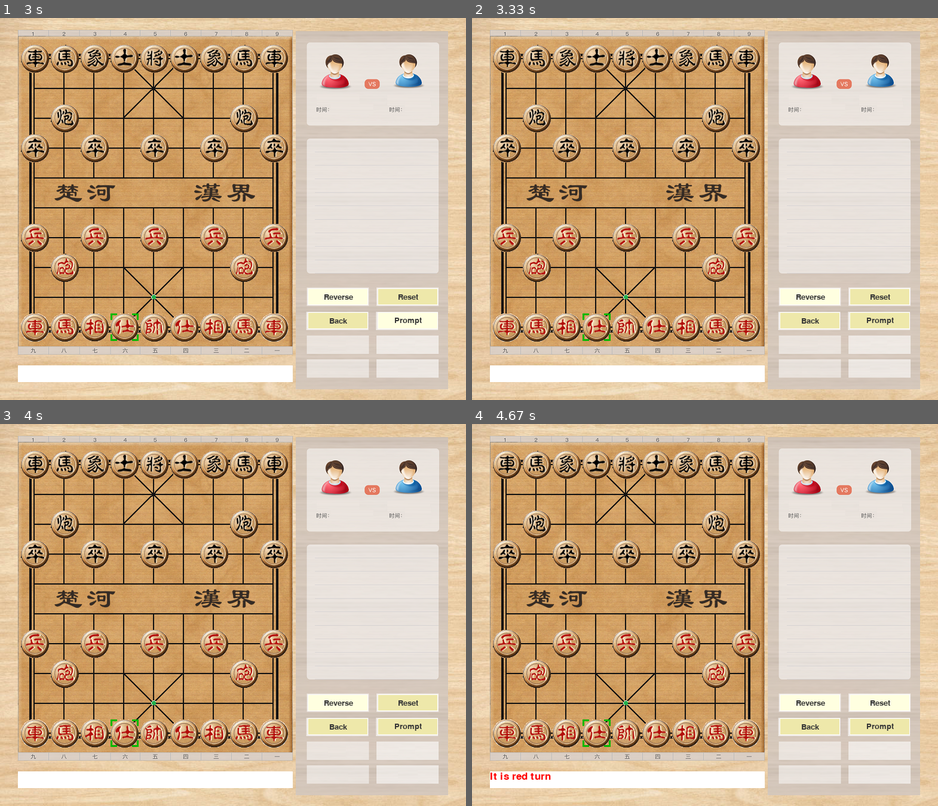
Above: before the commit, frames 1-4 (two rows, left to right).
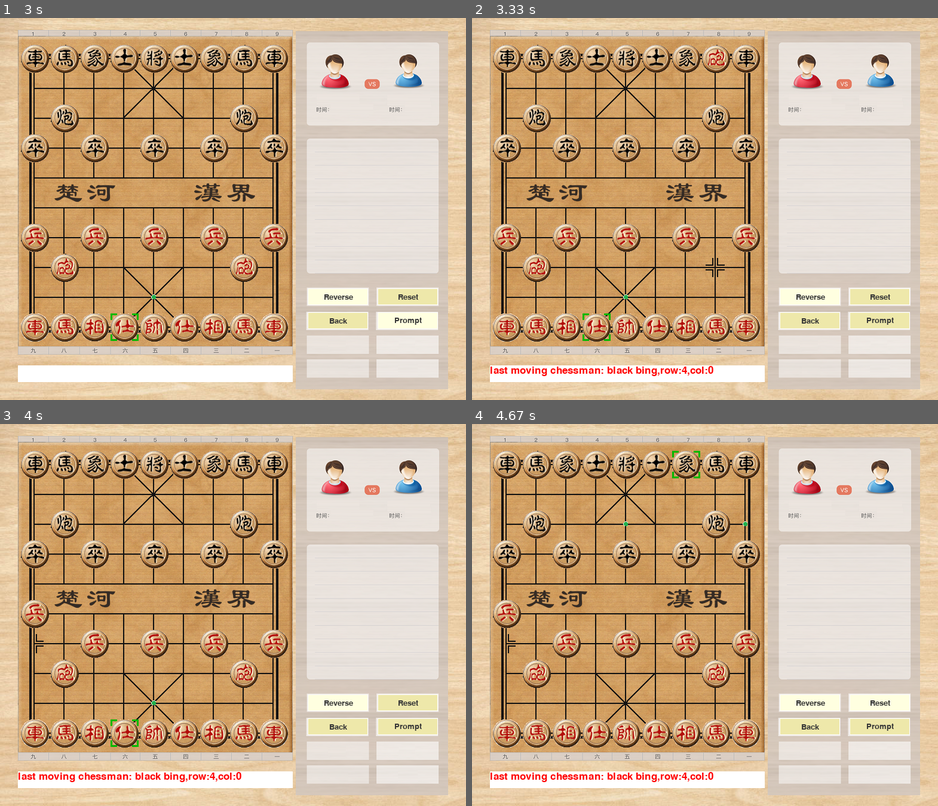
Above: after the commit, the same moments.

Repository: hbuxiaofei/pygame-chess
Game: pygame game, started from main.py
Same seed, same stepped clock (60 frames per second), same inputs: the game is played once before the commit and once after it.
Inputs (mouse positions are in pixels of both pictures, inside the frame that each line leads up to):
- Up to frame 1 (3 s): click (214, 228) at 0.38 s; click "Reverse" at 0.82 s; click "Reset" at 1.33 s; press the mouse at (335, 296) at 1.73 s; move the mouse to (233, 315) at 1.83 s; release the mouse at (130, 331) at 1.97 s; click "Prompt" at 2.77 s
- Up to frame 2 (3.33 s): no input
- Up to frame 3 (4 s): click "Back" at 3.57 s
- Up to frame 4 (4.67 s): press the mouse at (877, 702) at 4.07 s; move the mouse to (779, 588) at 4.17 s; release the mouse at (686, 473) at 4.3 s

Frame 1 is identical in both runs. In frame 2, 0.9% of the frame differs, in the area x 3-56%, y 7-94%; in frame 3, 1.0%; in frame 4, 1.2%, in the area x 4-60%, y 7-94%.

Commit message:
add prompt for net step
Signed-off-by: lilei <hbu_lilei@163.com>

Diff:
--- a/Chess/Base.py
+++ b/Chess/Base.py
@@ -211,42 +211,42 @@
             isSuc = rowGap > 0 and colGap > 0 and rowGap + colGap == 3
         elif KIND_XIANG == self.kind:
             if abs(rowTo - self.row) != 2 or abs(colTo - self.col) != 2:
-                isSuc = 0
+                return 0
             if 4 == self.row  and rowTo > 4:
-                isSuc = 0
+                return 0
             if 5 == self.row and rowTo < 5:
-                isSuc = 0
+                return 0
         elif KIND_SHI == self.kind:
             if abs(rowTo - self.row) != 1 or abs(colTo - self.col) != 1:
-                isSuc = 0
+                return 0
             if colTo < 3 or colTo > 5:
-                isSuc = 0
+                return 0
             if self.row < 3 and rowTo >= 3:
-                isSuc = 0
+                return 0
             if self.row > 6 and rowTo <6:
-                isSuc = 0
+                return 0
         elif KIND_JIANG == self.kind:
             if abs(rowTo - self.row) + abs(colTo - self.col) != 1:
-                isSuc = 0
+                return 0
             if colTo < 3 or colTo > 5:
-                isSuc = 0
+                return 0
             if self.row < 3 and rowTo >= 3:
-                isSuc = 0
+                return 0
             if self.row > 6  and rowTo <= 6:
-                isSuc = 0
+                return 0
         elif KIND_BING == self.kind:
             if abs(rowTo - self.row) + abs(colTo - self.col) != 1:
-                isSuc = 0
+                return 0
             if 0 == self.riverCrossed:
                 if colTo != self.col:
-                    isSuc = 0
+                    return 0
                 if (self.row < 5 and rowTo < self.row):
-                    isSuc = 0
+                    return 0
                 if (self.row >= 5 and rowTo > self.row):
-                    isSuc = 0
+                    return 0
             elif 1 == self.riverCrossed:
                 if ((self.row < 5 and self.row < rowTo ) or (self.row >= 5 and self.row > rowTo)):
-                    isSuc = 0
+                    return 0
         return isSuc
 
 
--- a/Chess/Board.py
+++ b/Chess/Board.py
@@ -35,6 +35,43 @@
 BOARD_GAP = 50
 
 
+class ChessWindow(object):
+    def __init__(self):
+        ''' 初始化 '''
+        # 窗口
+        self.window = pygame.display.set_mode((WINDOW_WIDTH, WINDOW_HEIGHT))
+        self.bottomImg, rc = Global.load_image("images/bottom.bmp")
+        self.headerImg, rc = Global.load_image("images/header.bmp")
+        self.footerImg, rc = Global.load_image("images/footer.bmp")
+        self.groundImg, rc = Global.load_image("images/ground.bmp")
+        self.markImg, rc = Global.load_image("images/cur_pos.bmp", 0xffffff)
+        self.moveImg, rc = Global.load_image("images/cur_move.bmp", 0xffffff)
+
+        # 操作面板
+        self.operatePanel = Operate.Panel(self.window, BOARD_TOP//2, BOARD_WIDTH + BOARD_LEFT)
+
+        # 提示的文本
+        self.tipInfo = ''
+
+        # 保存走棋步骤
+        self.stack = Structure.Stack()
+
+    def backBorad(self, chessboard):
+        """ 回退棋盘 """
+        if self.stack.size() == 1:
+            chessboard.resetBorad()
+        elif self.stack.size() >= 2:
+            # 回退两步
+            self.stack.pop()
+            chessboard.board = self.stack.pop()
+
+    def saveBorad(self, board):
+        board_save = copy.deepcopy(board)
+        self.stack.push(board_save)
+
+    def resetWindow(self):
+        self.stack.destroy()
+
 
 class ChessBoard(object):
     ''' 象棋棋盘类
@@ -42,14 +79,10 @@
     操作:
         1.走棋
         2.重绘棋盘
-        3.显示提示信息
     '''
 
-    def __init__(self, win):
+    def __init__(self):
         ''' 初始化 '''
-
-        # 窗口
-        self.window = win
 
         # 走棋步骤: 0-选择棋子  1-移动棋子
         self.moveSteps = 0
@@ -63,22 +96,8 @@
         # 列位置
         self.curCol = -1
 
-        # 提示的文本
-        self.tipInfo = ''
-
-        # 保存步骤栈
-        self.stack = Structure.Stack()
-
-        self.bottomImg, rc = Global.load_image("images/bottom.bmp")
-        self.headerImg, rc = Global.load_image("images/header.bmp")
-        self.footerImg, rc = Global.load_image("images/footer.bmp")
-        self.groundImg, rc = Global.load_image("images/ground.bmp")
-        self.markImg, rc = Global.load_image("images/cur_pos.bmp", 0xffffff)
-        self.moveImg, rc = Global.load_image("images/cur_move.bmp", 0xffffff)
+        # 棋盘重置
         self.resetBorad()
-
-        # 操作面板
-        self.operatePanel = Operate.Panel(self.window, BOARD_TOP//2, BOARD_WIDTH + BOARD_LEFT)
 
     def reverseBoard(self):
         """ 反转棋盘 """
@@ -117,7 +136,6 @@
         self.curStepColor = Base.COLOR_RED
         self.curRow = -1
         self.curCol = -1
-        self.stack.destroy()
         self.board = {
                 (9, 8):Base.Chessman(Base.KIND_JU, Base.COLOR_RED,      9, 8),
                 (9, 7):Base.Chessman(Base.KIND_MA, Base.COLOR_RED,      9, 7),
@@ -153,17 +171,7 @@
                 (3, 0):Base.Chessman(Base.KIND_BING, Base.COLOR_BLACK,  3, 0),
                 }
 
-    def backBorad(self):
-        """ 回退棋盘 """
-        if self.stack.size() == 1:
-            self.resetBorad()
-        elif self.stack.size() >= 2:
-            self.board.clear()
-            # 回退两步
-            self.stack.pop()
-            self.board = self.stack.pop()
-
-    def chessmanChoose(self, row, col):
+    def chessmanChoose(self, win, row, col):
         ''' 选中棋子 '''
 
         if row >= 0 and col >= 0 and (row, col) in self.board.keys():
@@ -174,17 +182,17 @@
 
                 left = self.curCol * BOARD_GAP + BOARD_LEFT
                 top = self.curRow * BOARD_GAP + BOARD_TOP
-                self.window.blit(self.markImg, (left, top))
-
-
-    def redrawBorad(self):
+                win.window.blit(win.markImg, (left, top))
+
+
+    def redrawBorad(self, win):
         ''' 根据每个单元格对应的棋子重绘棋盘 '''
 
-        self.window.fill((0,0,0))
-        self.window.blit(self.bottomImg, (0, 0))
-        self.window.blit(self.headerImg, (30, 20))
-        self.window.blit(self.groundImg, (30, 30))
-        self.window.blit(self.footerImg, (30, 550))
+        win.window.fill((0,0,0))
+        win.window.blit(win.bottomImg, (0, 0))
+        win.window.blit(win.headerImg, (30, 20))
+        win.window.blit(win.groundImg, (30, 30))
+        win.window.blit(win.footerImg, (30, 550))
 
         # 显示所有棋子
         for key in self.board.keys():
@@ -196,32 +204,32 @@
             image, rc = chessman.getImage()
             if None == image:
                 continue
-            self.window.blit(image, (left, top))
+            win.window.blit(image, (left, top))
             if self.curRow == chessman.row and self.curCol == chessman.col:
-                self.window.blit(self.markImg, (left, top))
+                win.window.blit(win.markImg, (left, top))
 
         # 提示可走路径
         for pos in self.chessmanGetPoints():
             top = pos[0] * BOARD_GAP + BOARD_TOP
             left = pos[1] * BOARD_GAP + BOARD_LEFT
-            self.window.blit(self.moveImg, (left, top))
+            win.window.blit(win.moveImg, (left, top))
         # 刷新操作面板
-        self.operatePanel.refresh()
-
-    def showTipInfo(self):
+        win.operatePanel.refresh()
+
+    def showTipInfo(self, win):
         ''' 在棋盘底部显示提示信息 '''
 
         # 把文字显示到窗口上
-        text, textpos = Global.load_font(self.tipInfo)
-        # textpos.centerx = self.window.get_rect().centerx
+        text, textpos = Global.load_font(win.tipInfo)
+        # textpos.centerx = win.window.get_rect().centerx
         textpos = pygame.locals.Rect(BOARD_COL, BOARD_ROW + BOARD_HEIGHT + 20, 460, 28)
         # 显示内容
-        pygame.draw.rect(self.window, (255,255,255), textpos, 0)
+        pygame.draw.rect(win.window, (255,255,255), textpos, 0)
         # 显示边框
-        #  pygame.draw.rect(self.window, (105,105,105), textpos, 1)
-        self.window.blit(text, textpos)
-
-    def moveChessColorJudge(self, row, col):
+        #  pygame.draw.rect(win.window, (105,105,105), textpos, 1)
+        win.window.blit(text, textpos)
+
+    def moveChessColorJudge(self, win,row, col):
         ''' 走棋颜色判断
         判断当前选中棋子是否和允许下的棋子颜色相同,不同不允许走棋
         '''
@@ -231,9 +239,9 @@
             if None != chessman:
                 if chessman.color != self.curStepColor:
                     if Base.COLOR_BLACK == chessman.color :
-                        self.tipInfo = ('It is red turn')
+                        win.tipInfo = ('It is red turn')
                     else:
-                        self.tipInfo = ('It is black turn')
+                        win.tipInfo = ('It is black turn')
                     return  0
         return 1
 
@@ -247,7 +255,7 @@
         for pos in chessman.getMovePoints():
             if self.chessmanTryMove(pos[0], pos[1]) == True:
                 points.append(pos)
-        print(points)
+        #  print(points)
         return points
 
     def chessmanTryMove(self, rowTo, colTo):
@@ -358,16 +366,16 @@
                         return False
         return True
 
-    def moveChess(self, rowTo, colTo):
+    def moveChess(self, win, rowTo, colTo):
         ''' 走棋判断,完成走棋,重绘棋盘 '''
 
-        if 0 == self.moveChessColorJudge(rowTo, colTo) and 0 == self.moveSteps:
+        if 0 == self.moveChessColorJudge(win, rowTo, colTo) and 0 == self.moveSteps:
             # 该对方走棋
             return 0
 
         if 0 == self.moveSteps:
             # 选择棋子
-            self.chessmanChoose(rowTo, colTo)
+            self.chessmanChoose(win, rowTo, colTo)
             return 0
         else:
             chessman = None
@@ -379,29 +387,31 @@
             if (rowTo, colTo) in self.board.keys():
                 chessmanTo = self.board[(rowTo, colTo)]
                 if chessmanTo != None and chessman.color == chessmanTo.color:
-                    self.chessmanChoose(rowTo, colTo)
+                    self.chessmanChoose(win, rowTo, colTo)
                     return 0
+
 
             # 判断是否能走棋
             if self.chessmanTryMove(rowTo, colTo) == False:
                 return 0
 
             # 走棋
-            board_save = copy.deepcopy(self.board)
-            self.stack.push(board_save)
+            win.saveBorad(self.board)
+
 
             # 兵过河
             if chessman.kind == Base.KIND_BING:
                 if (4 == chessman.row and 5 == rowTo) or (5 == chessman.row and 4 == rowTo):
                     chessman.riverCrossed = 1
-            self.board[(rowTo, colTo)] = chessman
             chessman.row = rowTo
             chessman.col = colTo
-            self.board[(self.curRow, self.curCol)]  = None
+            self.board[(rowTo, colTo)] = chessman
+
+            self.board.pop((self.curRow, self.curCol))
             self.curRow = -1
             self.curCol = -1
             self.moveSteps = 0
-            self.tipInfo = ('last moving chessman: %s,row:%d,col:%d' %  (chessman.printInfo(), rowTo, colTo))
+            win.tipInfo = ('last moving chessman: %s,row:%d,col:%d' %  (chessman.printInfo(), rowTo, colTo))
 
             # 换对方下棋
             if self.curStepColor == Base.COLOR_BLACK:
@@ -411,9 +421,27 @@
 
             if chessmanTo != None and Base.KIND_JIANG == chessmanTo.kind:
                 if Base.COLOR_BLACK == chessmanTo.color:
-                    self.tipInfo = ('game over,red win!')
+                    win.tipInfo = ('game over,red win!')
                 else :
-                    self.tipInfo = ('game over,black win!')
+                    win.tipInfo = ('game over,black win!')
                 self.resetBorad()
 
             return 1
+
+
+def get_all_possible_steps(chessboard):
+    points = {}
+    chessboard_copy = copy.deepcopy(chessboard)
+
+    for (row, col) in chessboard_copy.board.keys():
+        chessman = chessboard_copy.board[(row, col)]
+        if None != chessman:
+            if chessman.color == chessboard_copy.curStepColor:
+                points[(row, col)] = None
+
+    if len(points):
+        for (row, col) in points.keys():
+            chessboard_copy.curRow = row
+            chessboard_copy.curCol = col
+            points[(row, col)] = chessboard_copy.chessmanGetPoints()
+    return points
--- a/Chess/Button.py
+++ b/Chess/Button.py
@@ -1,7 +1,11 @@
 # -*- coding: utf-8 -*-
+import sys
 import pygame
+import copy
 
 from Chess import Board
+from Chess import Base
+from Chess import Structure
 from ai import value as ai_value
 
 button_list = []
@@ -63,31 +67,31 @@
         self._col = col
         self._button_list = get_button_list()
 
-    def init(self, board):
+    def init(self, args):
         self._button_list.clear()
 
         # 翻转棋盘按钮 BOARD_COL, BOARD_ROW + BOARD_HEIGHT
         btn = GuiButton(self._win, "Reverse",
                 self._col, self._row,
-                101, 28, cb_reverse_board, board)
+                101, 28, cb_reverse_board, args)
         self._button_list.append(btn)
 
         # 重置棋盘按钮
         btn = GuiButton(self._win, "Reset",
                 self._col + 117, self._row,
-                101, 28, cb_reset_board, board)
+                101, 28, cb_reset_board, args)
         self._button_list.append(btn)
 
         # 回退按钮
         btn = GuiButton(self._win, "Back",
                 self._col, self._row + 40,
-                101, 28, cb_back_board, board)
+                101, 28, cb_back_board, args)
         self._button_list.append(btn)
 
         # 提示按钮
         btn = GuiButton(self._win, "Prompt",
                 self._col + 117, self._row + 40,
-                101, 28, cb_back_prompt, board)
+                101, 28, cb_back_prompt, args)
         self._button_list.append(btn)
 
     def refresh(self):
@@ -104,27 +108,136 @@
     global button_list
     return button_list
 
-def cb_reverse_board(board=None):
-    if board != None:
-        board.reverseBoard()
-
-
-def cb_reset_board(board=None):
-    if board != None:
-        board.resetBorad()
-
-
-def cb_back_board(board=None):
-    if board != None:
-        board.backBorad()
-
-def cb_back_prompt(board=None):
-    if board != None:
-        print("Prompt call ...")
-        board_fmt = board.formatBoard()
+def cb_reverse_board(args=None):
+    if args != None and "board" in args:
+        args["board"].reverseBoard()
+
+
+def cb_reset_board(args=None):
+    if args != None and "board" in args and "window" in args:
+        args["window"].resetWindow()
+        args["board"].resetBorad()
+
+
+def cb_back_board(args=None):
+    if args != None and "board" in args and "window" in args:
+        chessboard = args["board"]
+        args["window"].backBorad(chessboard)
+
+def cb_back_prompt(args=None):
+    if args != None and "board" in args and "window" in args:
+        board = args["board"]
+        window = args["window"]
+
+        board_fmt = args["board"].formatBoard()
         value_all = ai_value.chessman_get_value_all(board_fmt)
 
         for i in range(10):
             print(board_fmt[i])
 
         print(value_all)
+
+        path = []
+        board_copy = copy.deepcopy(board)
+        mtree = Structure.MultiTree(board_copy)
+        node = mtree.get_head()
+
+        calc_deep = 2
+        for deep in range(calc_deep):
+            nodelist = mtree.get_nodelist_by_deep(deep)
+            for node in nodelist:
+                chessboard = node.get_data()
+                points = Board.get_all_possible_steps(chessboard)
+                for cur_pos in points.keys():
+                    for to_pos in points[cur_pos]:
+                        board_copy = copy.deepcopy(node.get_data())
+                        board_copy.chessmanChoose(window, cur_pos[0], cur_pos[1])
+                        board_copy.moveChess(window, to_pos[0], to_pos[1])
+                        child = Structure.TreeNode(board_copy)
+                        #  if cur_pos == (9, 8):
+                        node.add(child)
+
+        nodelist = mtree.get_nodelist_by_deep(calc_deep)
+        max_value = -sys.maxsize
+        min_value = sys.maxsize
+        maxmin = {"max":[max_value], "min":[min_value]}
+        for node in nodelist:
+            chessboard = node.get_data()
+            board_fmt = chessboard.formatBoard()
+            value_all = ai_value.chessman_get_value_all(board_fmt)
+            value_tmp = value_all[0] - value_all[1]
+            if value_tmp >= max_value:
+                if value_tmp == max_value:
+                    maxmin["max"].append(node.get_path())
+                else:
+                    maxmin["max"] = [value_tmp, node.get_path()]
+                max_value = value_tmp
+            if value_tmp <= min_value:
+                if value_tmp == min_value:
+                    maxmin["min"].append(node.get_path())
+                else:
+                    maxmin["min"] = [value_tmp, node.get_path()]
+                min_value =value_tmp
+
+
+        def travel_func(node):
+            chessboard = node.get_data()
+            board_fmt = chessboard.formatBoard()
+            value_all = ai_value.chessman_get_value_all(board_fmt)
+            print("deep:", node.get_deep(), "path:", node.get_path(), "value:", value_all)
+            for i in range(10):
+                print(board_fmt[i])
+            print("")
+        #  mtree.travel(func=travel_func)
+
+        print(maxmin)
+        path = []
+        if board.curStepColor == Base.COLOR_RED:
+            path = maxmin["max"][1]
+        else:
+            path = maxmin["min"][1]
+
+        ##################
+        node = mtree.search(path)
+        chessboard = node.get_data()
+        board_fmt = chessboard.formatBoard()
+        print("step--->:", node.get_path())
+        for i in range(10):
+            print(board_fmt[i])
+
+        node = node.get_parent()
+        chessboard = node.get_data()
+        board_fmt = chessboard.formatBoard()
+        print("step--->:", node.get_path())
+        for i in range(10):
+            print(board_fmt[i])
+
+        node = node.get_parent()
+        chessboard = node.get_data()
+        board_fmt = chessboard.formatBoard()
+        print("step--->:", node.get_path())
+        for i in range(10):
+            print(board_fmt[i])
+        ##################
+
+        node = mtree.search([path[0]])
+        chessboard = node.get_data()
+        board_fmt = chessboard.formatBoard()
+        print("\n\n")
+        for i in range(10):
+            print(board_fmt[i])
+
+        #  board.chessmanChoose(window, chessboard.curRow, chessboard.curCol)
+        if board.curStepColor == Base.COLOR_RED:
+            board.curStepColor = Base.COLOR_BLACK
+        else:
+            board.curStepColor = Base.COLOR_RED
+        board.board = chessboard.board
+        board.moveSteps = 0
+
+        number = 0
+        def travel_print(node):
+            nonlocal number
+            number = number + 1
+            print(">>>> number:", number)
+        #  mtree.travel(func=travel_print)
--- a/Chess/Structure.py
+++ b/Chess/Structure.py
@@ -35,8 +35,10 @@
 
     def __init__(self, data):
         self._deep = 0
+        self._path = []
         self._data = data
         self._children = []
+        self._parent = None
 
     def get_data(self):
         return self._data
@@ -49,12 +51,28 @@
 
     def get_child(self):
         return self._children
+
+    def set_parent(self, node):
+        self._parent = node
+
+    def get_parent(self):
+        return self._parent
+
+    def set_path(self, path):
+        self._path = path
+
+    def get_path(self):
+        return self._path
 
     def add(self, node):
         if len(self._children) >= self.MAX_CHILD_LIST:
             return False
         else:
             node.set_deep(self._deep + 1)
+            node.set_parent(self)
+            length = len(self._children)
+            path = self.get_path()
+            node.set_path(path + [length+1])
             self._children.append(node)
 
 
@@ -110,12 +128,45 @@
             for child in node.get_child():
                 q.put(child)
 
+    def get_height(self):
+        height = 0
+        def travel_func(node):
+            nonlocal height
+            length = len(node.get_child())
+            if length > height:
+                height = length
+        self.travel(func=travel_func)
+        return height
+
+    def get_nodelist_by_deep(self, deep):
+        """
+            通过队列实现非递归层次遍历
+        """
+        nodelist = []
+
+        node = self._head
+        q = queue.Queue()
+        q.put(node)
+        is_enable_put = True
+        while not q.empty():
+            node = q.get()
+            if node.get_deep() == deep:
+                nodelist.append(node)
+            if is_enable_put:
+                for child in node.get_child():
+                    if child.get_deep() <= deep:
+                        q.put(child)
+                    else:
+                        is_enable_put = False
+
+        return nodelist
+
 
 def test_MultiTree():
     path = []
     mtree = MultiTree()
     node = mtree.get_head()
-    print(path, ":%s" % node.get_data())
+    print(path, node.get_path(), ":%s" % node.get_data())
 
     path = []
     mtree.insert(path, "1-1")
@@ -143,12 +194,27 @@
 
     path = [1,2,2]
     node = mtree.search(path)
-    print(path, ":%s\n\n" % node.get_data())
-
+    print("child: ", path, node.get_path(), ":%s" % node.get_data())
+    node = node.get_parent()
+    path.pop()
+    print("parent: ", path, node.get_path(), ":%s\n\n" % node.get_data())
+
+    print("height:", mtree.get_height())
     def travel_func(node):
         print("deep:%d  data:%s" % (node.get_deep(), node.get_data()))
     mtree.travel(func=travel_func)
 
+    print("\n\ndeep==0")
+    nodelist = mtree.get_nodelist_by_deep(0)
+    for node in nodelist:
+        print("deep:%d  data:%s" % (node.get_deep(), node.get_data()))
+
+    print("\n\ndeep==2")
+    nodelist = mtree.get_nodelist_by_deep(2)
+    for node in nodelist:
+        print("deep:%d  data:%s" % (node.get_deep(), node.get_data()))
+
+
 
 if __name__ == "__main__":
     test_MultiTree()
--- a/main.py
+++ b/main.py
@@ -12,20 +12,24 @@
     pygame.init()
     # 设置窗口大小 图片大小是460*532
     #  window = pygame.display.set_mode((460, 532 + 28 + 50))
-    window = pygame.display.set_mode((Board.WINDOW_WIDTH, Board.WINDOW_HEIGHT))
+    #  window = pygame.display.set_mode((Board.WINDOW_WIDTH, Board.WINDOW_HEIGHT))
     # 设置窗口标题
     pygame.display.set_caption('Chinese Chess')
 
     pygame.event.set_blocked([MOUSEMOTION])
     pygame.event.set_allowed([QUIT, MOUSEBUTTONDOWN, MOUSEBUTTONUP])
 
+    # 窗口
+    chesswindow = Board.ChessWindow()
+
     # 象棋棋盘类
-    chessbord = Board.ChessBoard(window)
+    chessbord = Board.ChessBoard()
 
     # 操作面板按钮初始化
-    chessbord.operatePanel.button_init(chessbord)
+    args = {"window": chesswindow, "board": chessbord}
+    chesswindow.operatePanel.button_init(args)
 
-    chessbord.redrawBorad()
+    chessbord.redrawBorad(chesswindow)
 
     mainloop = True
 
@@ -53,13 +57,14 @@
             if not mouse[0]:
                 row = (yPos - Board.BOARD_TOP) // Board.BOARD_GAP
                 col = (xPos - Board.BOARD_LEFT) // Board.BOARD_GAP
-                moveResult = chessbord.moveChess(row, col)
-            chessbord.operatePanel.button_process((xPos, yPos), mouse)
+                if (row >= 0  and row <= 9) and (col >= 0 and col <= 8): # 鼠标点击在棋盘内
+                    moveResult = chessbord.moveChess(chesswindow, row, col)
+            chesswindow.operatePanel.button_process((xPos, yPos), mouse)
         else:
             print("press othre key: %s" % event.type)
 
-        chessbord.redrawBorad()
-        chessbord.showTipInfo()
+        chessbord.redrawBorad(chesswindow)
+        chessbord.showTipInfo(chesswindow)
 
     pygame.quit()
     sys.exit()
